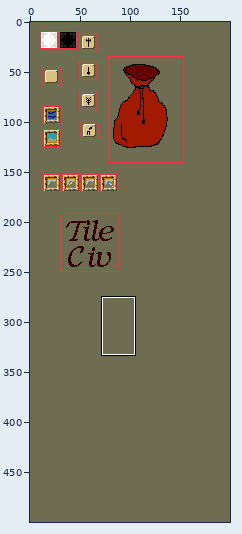
Sprite sheet, stored at images/experimental/civ-stuff.png. The first picture is a wide view before the edit; the outline marks the close-up.
Close-up. Earlier state:
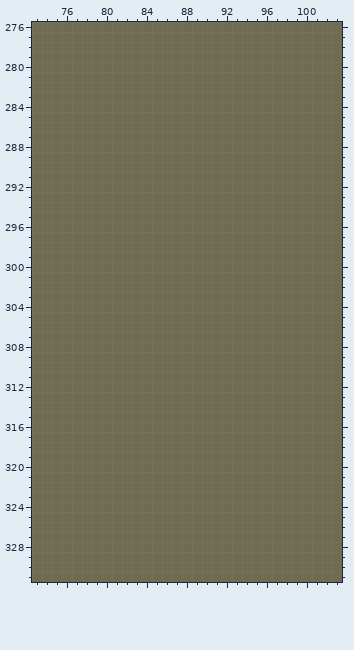
The file is 200x500 pixels. Colours within 5 levels of each other are drawn and written as one. Shown: x 73..103, y 276..331. The commit also changed other parts of the picture, which this record leaves out.
After:
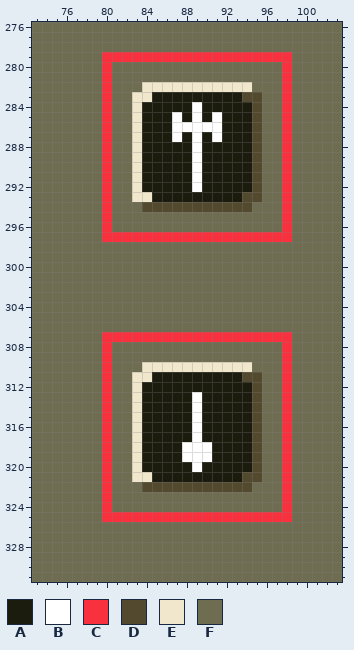
Palette (. is transparent): A #1b1b0e  B #ffffff  C #f9303d  D #53492f  E #f1e7cd  F #6f6d51
The exact change:
y 279: x 80..98 FFFFFFFFFFFFFFFFFFF -> CCCCCCCCCCCCCCCCCCC
y 280..281: x 80 F -> C; x 98 F -> C
y 282: x 80 F -> C; x 84..94 FFFFFFFFFFF -> EEEEEEEEEEE; x 98 F -> C
y 283: x 80 F -> C; x 83..95 FFFFFFFFFFFFF -> EEAAAAAAAAADD; x 98 F -> C
y 284: x 80 F -> C; x 83..95 FFFFFFFFFFFFF -> EAAAAABAAAAAD; x 98 F -> C
y 285: x 80 F -> C; x 83..95 FFFFFFFFFFFFF -> EAAABABABAAAD; x 98 F -> C
y 286: x 80 F -> C; x 83..95 FFFFFFFFFFFFF -> EAAABBBBBAAAD; x 98 F -> C
y 287: x 80 F -> C; x 83..95 FFFFFFFFFFFFF -> EAAABABABAAAD; x 98 F -> C
y 288..292: x 80 F -> C; x 83..95 FFFFFFFFFFFFF -> EAAAAABAAAAAD; x 98 F -> C
y 293: x 80 F -> C; x 83..95 FFFFFFFFFFFFF -> EEAAAAAAAAADD; x 98 F -> C
y 294: x 80 F -> C; x 84..94 FFFFFFFFFFF -> DDDDDDDDDDD; x 98 F -> C
y 295..296: x 80 F -> C; x 98 F -> C
y 297: x 80..98 FFFFFFFFFFFFFFFFFFF -> CCCCCCCCCCCCCCCCCCC
y 307: x 80..98 FFFFFFFFFFFFFFFFFFF -> CCCCCCCCCCCCCCCCCCC
y 308..309: x 80 F -> C; x 98 F -> C
y 310: x 80 F -> C; x 84..94 FFFFFFFFFFF -> EEEEEEEEEEE; x 98 F -> C
y 311: x 80 F -> C; x 83..95 FFFFFFFFFFFFF -> EEAAAAAAAAADD; x 98 F -> C
y 312: x 80 F -> C; x 83..95 FFFFFFFFFFFFF -> EAAAAAAAAAAAD; x 98 F -> C
y 313..317: x 80 F -> C; x 83..95 FFFFFFFFFFFFF -> EAAAAABAAAAAD; x 98 F -> C
y 318..319: x 80 F -> C; x 83..95 FFFFFFFFFFFFF -> EAAAABBBAAAAD; x 98 F -> C
y 320: x 80 F -> C; x 83..95 FFFFFFFFFFFFF -> EAAAAABAAAAAD; x 98 F -> C
y 321: x 80 F -> C; x 83..95 FFFFFFFFFFFFF -> EEAAAAAAAAADD; x 98 F -> C
y 322: x 80 F -> C; x 84..94 FFFFFFFFFFF -> DDDDDDDDDDD; x 98 F -> C
y 323..324: x 80 F -> C; x 98 F -> C
y 325: x 80..98 FFFFFFFFFFFFFFFFFFF -> CCCCCCCCCCCCCCCCCCC
